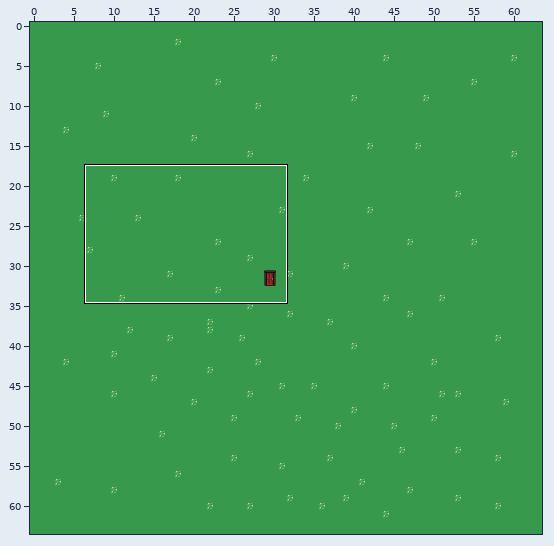
Two states of a Tiled map (JSON), assets/tmj/outside2.tmj. Above, an overview of the earlier version with the close-up marked.
Close-up. As it was:
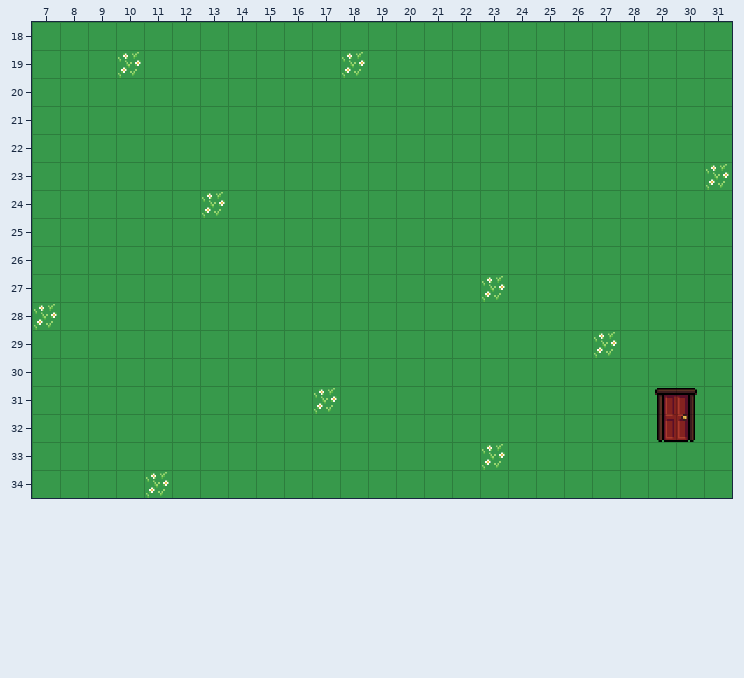
Cells are 32x32 px. Shown: x 7..31, y 18..34. The commit also changed other parts of the map, which this record leaves out.
Once edited:
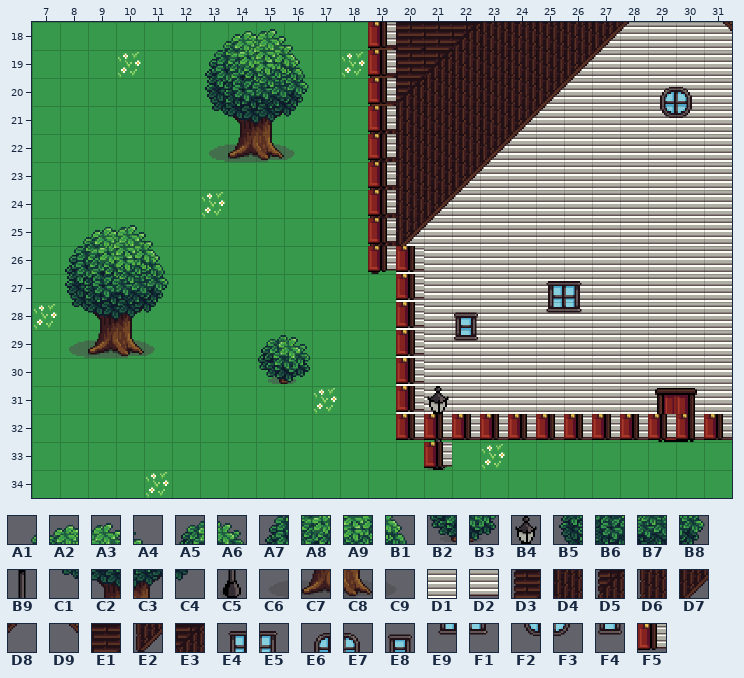
Key: from "pixellands": A1 110, A2 111, A3 112, A4 113, A5 114, A6 115, A7 142, A8 143, A9 144, B1 145, B2 146, B3 147, B4 162, B5 174, B6 175, B7 176, B8 177, B9 194, C1 206, C2 207, C3 208, C4 209, C5 226, C6 238, C7 239, C8 240, C9 241, D1 372, D2 451, D3 550, D4 577, D5 582, D6 608, D7 609, D8 610, D9 611, E1 614, E2 640, E3 647, E4 836, E5 837, E6 838, E7 839, E8 841, E9 868, F1 869, F2 870, F3 871, F4 873, F5 985.
__ is an empty cell, .. an unchanged one.
Tiles of an added or newly shown layer are drawn over the layers below it.
Commit: outside map updated w/collision,objects
Difference:
--- layer "building1" (added)
@@ x 8..31 @@
-18 .. .. .. .. .. __ __ __ __ .. .. .. .. .. .. .. .. .. .. __ __ __ __ __
-19 .. .. .. .. .. __ __ __ __ .. .. .. .. .. .. .. .. .. __ __ __ __ __ __
-20 .. .. .. .. .. __ __ __ __ .. .. .. .. .. .. .. .. __ __ __ __ __ __ __
-21 .. .. .. .. .. __ __ __ __ .. .. .. .. .. .. .. __ __ __ __ __ __ __ __
-22 .. .. .. .. .. __ __ __ __ .. .. .. .. .. .. __ __ __ __ __ __ __ __ __
-23 .. .. .. .. .. .. .. .. .. .. .. .. .. .. __ __ __ __ __ __ __ __ __ __
-24 .. .. .. .. .. .. .. .. .. .. .. .. .. __ __ __ __ __ __ __ __ __ __ __
-25 __ __ __ __ .. .. .. .. .. .. .. .. __ __ __ __ __ __ __ __ __ __ __ __
-26 __ __ __ __ .. .. .. .. .. .. .. .. __ __ __ __ __ __ __ __ __ __ __ __
-27 __ __ __ __ .. .. .. .. .. .. .. .. __ __ __ __ __ __ __ __ __ __ __ __
-28 __ __ __ __ .. .. .. .. .. .. .. .. __ __ __ __ __ __ __ __ __ __ __ __
-29 __ __ __ __ .. .. .. __ __ .. .. .. __ __ __ __ __ __ __ __ __ __ __ __
-30 .. .. .. .. .. .. .. __ __ .. .. .. __ __ __ __ __ __ __ __ __ __ __ __
-31 .. .. .. .. .. .. .. .. .. .. .. .. __ __ __ __ __ __ __ __ __ __ __ __
-32 .. .. .. .. .. .. .. .. .. .. .. .. __ __ __ __ __ __ __ __ __ __ __ __
+18 .. .. .. .. .. A1 A2 A3 A4 .. .. .. .. .. .. .. .. .. .. D1 D1 D1 D1 D1
+19 .. .. .. .. .. A7 A8 A9 B1 .. .. .. .. .. .. .. .. .. D1 D1 D1 D1 D1 D1
+20 .. .. .. .. .. B5 B6 B7 B8 .. .. .. .. .. .. .. .. D1 D1 D1 D1 D1 D1 D1
+21 .. .. .. .. .. C1 C2 C3 C4 .. .. .. .. .. .. .. D1 D1 D1 D1 D1 D1 D1 D1
+22 .. .. .. .. .. C6 C7 C8 C9 .. .. .. .. .. .. D1 D1 D1 D1 D1 D1 D1 D1 D1
+23 .. .. .. .. .. .. .. .. .. .. .. .. .. .. D1 D1 D1 D1 D1 D1 D1 D1 D1 D1
+24 .. .. .. .. .. .. .. .. .. .. .. .. .. D1 D1 D1 D1 D1 D1 D1 D1 D1 D1 D1
+25 A1 A2 A3 A4 .. .. .. .. .. .. .. .. D1 D1 D1 D1 D1 D1 D1 D1 D1 D1 D1 D1
+26 A7 A8 A9 B1 .. .. .. .. .. .. .. .. D1 D1 D1 D1 D1 D1 D1 D1 D1 D1 D1 D1
+27 B5 B6 B7 B8 .. .. .. .. .. .. .. .. D1 D1 D1 D1 D1 D1 D1 D1 D1 D1 D1 D1
+28 C1 C2 C3 C4 .. .. .. .. .. .. .. .. D1 D1 D1 D1 D1 D1 D1 D1 D1 D1 D1 D1
+29 C6 C7 C8 C9 .. .. .. A5 A6 .. .. .. D1 D1 D1 D1 D1 D1 D1 D1 D1 D1 D1 D1
+30 .. .. .. .. .. .. .. B2 B3 .. .. .. D1 D1 D1 D1 D1 D1 D1 D1 D1 D1 D1 D1
+31 .. .. .. .. .. .. .. .. .. .. .. .. D1 D1 D1 D1 D1 D1 D1 D1 D1 D1 D1 D1
+32 .. .. .. .. .. .. .. .. .. .. .. .. D2 D2 D2 D2 D2 D2 D2 D2 D2 D2 D2 D2
--- layer "building2"
@@ x 19..31 @@
-18 __ __ __ __ __ __ __ __ __ __ .. .. __
-19 __ __ __ __ __ __ __ __ __ .. .. .. ..
-20 __ __ __ __ __ __ __ __ .. .. __ __ ..
-21 __ __ __ __ __ __ __ .. .. .. __ __ ..
-22 __ __ __ __ __ __ .. .. .. .. .. .. ..
-23 __ __ __ __ __ .. .. .. .. .. .. .. ..
-24 __ __ __ __ .. .. .. .. .. .. .. .. ..
-25 __ __ __ .. .. .. .. .. .. .. .. .. ..
-26 __ __ .. .. .. .. .. .. .. .. .. .. ..
-27 .. .. .. .. .. .. __ __ .. .. .. .. ..
-28 .. .. .. __ .. .. __ __ .. .. .. .. ..
-29 .. .. .. __ .. .. .. .. .. .. .. .. ..
+18 D3 E1 E1 E3 D4 D4 D4 D4 D7 D8 .. .. D9
+19 D3 E1 E3 D4 D4 D4 D4 D7 D8 .. .. .. ..
+20 D3 E3 D4 D4 D4 D4 D7 D8 .. .. E6 E7 ..
+21 D5 D4 D4 D4 D4 D7 D8 .. .. .. F2 F3 ..
+22 D6 D4 D4 D4 D7 D8 .. .. .. .. .. .. ..
+23 D6 D4 D4 D7 D8 .. .. .. .. .. .. .. ..
+24 D6 D4 D7 D8 .. .. .. .. .. .. .. .. ..
+25 D6 D7 D8 .. .. .. .. .. .. .. .. .. ..
+26 E2 D8 .. .. .. .. .. .. .. .. .. .. ..
+27 .. .. .. .. .. .. E4 E5 .. .. .. .. ..
+28 .. .. .. E8 .. .. E9 F1 .. .. .. .. ..
+29 .. .. .. F4 .. .. .. .. .. .. .. .. ..
@@ x 21..21 @@
-31 __
-32 __
-33 __
+31 B4
+32 B9
+33 C5
--- layer "collision"
@@ x 19..31 @@
-18 __ .. .. .. .. .. .. .. .. .. .. .. ..
-19 __ .. .. .. .. .. .. .. .. .. .. .. ..
-20 __ .. .. .. .. .. .. .. .. .. .. .. ..
-21 __ .. .. .. .. .. .. .. .. .. .. .. ..
-22 __ .. .. .. .. .. .. .. .. .. .. .. ..
-23 __ .. .. .. .. .. .. .. .. .. .. .. ..
-24 __ .. .. .. .. .. .. .. .. .. .. .. ..
-25 __ .. .. .. .. .. .. .. .. .. .. .. ..
-26 __ __ .. .. .. .. .. .. .. .. .. .. ..
-27 .. __ .. .. .. .. .. .. .. .. .. .. ..
-28 .. __ .. .. .. .. .. .. .. .. .. .. ..
-29 .. __ .. .. .. .. .. .. .. .. .. .. ..
-30 .. __ .. .. .. .. .. .. .. .. .. .. ..
-31 .. __ .. .. .. .. .. .. .. .. .. .. ..
-32 .. __ __ __ __ __ __ __ __ __ __ __ __
-33 .. .. __ .. .. .. .. .. .. .. .. .. ..
+18 F5 .. .. .. .. .. .. .. .. .. .. .. ..
+19 F5 .. .. .. .. .. .. .. .. .. .. .. ..
+20 F5 .. .. .. .. .. .. .. .. .. .. .. ..
+21 F5 .. .. .. .. .. .. .. .. .. .. .. ..
+22 F5 .. .. .. .. .. .. .. .. .. .. .. ..
+23 F5 .. .. .. .. .. .. .. .. .. .. .. ..
+24 F5 .. .. .. .. .. .. .. .. .. .. .. ..
+25 F5 .. .. .. .. .. .. .. .. .. .. .. ..
+26 F5 F5 .. .. .. .. .. .. .. .. .. .. ..
+27 .. F5 .. .. .. .. .. .. .. .. .. .. ..
+28 .. F5 .. .. .. .. .. .. .. .. .. .. ..
+29 .. F5 .. .. .. .. .. .. .. .. .. .. ..
+30 .. F5 .. .. .. .. .. .. .. .. .. .. ..
+31 .. F5 .. .. .. .. .. .. .. .. .. .. ..
+32 .. F5 F5 F5 F5 F5 F5 F5 F5 F5 F5 F5 F5
+33 .. .. F5 .. .. .. .. .. .. .. .. .. ..
Changed places in both close-ups, as pixel boxes (x1, y1, x2, y2):
added: (205, 29, 309, 162)
added: (368, 22, 732, 470)
added: (65, 225, 169, 358)
added: (258, 335, 310, 384)
